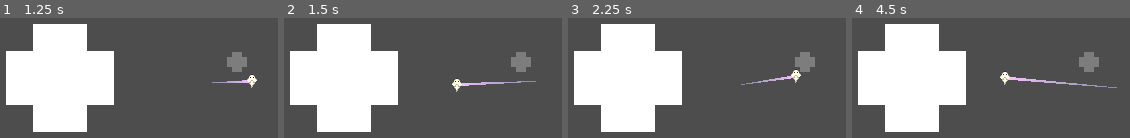
Above: before the commit, frames 1-4 (left to right).
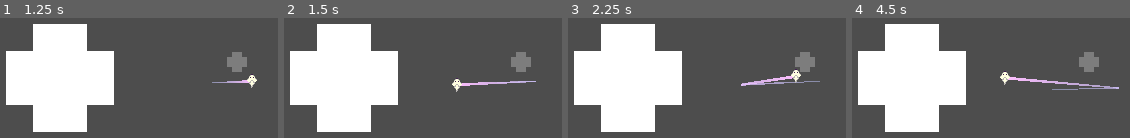
Above: after the commit, the same moments.

Repository: BlendyDev/GMTK2025
Game: Godot game, scene res://Scenes/level.tscn
The game is run twice, just before and just after one commit, with the same random seed, the same clock (stepped at 60 frames per second) and the same inputs.
Inputs (mouse positions are in pixels of both pictures, inside the frame that each line leads up to):
- Up to frame 1 (1.25 s): tap Enter at 0.5 s; move the mouse to (233, 81) at 0.52 s
- Up to frame 2 (1.5 s): tap Space at 1.25 s; move the mouse to (470, 84) at 1.27 s
- Up to frame 3 (2.25 s): move the mouse to (790, 78) at 2.02 s
- Up to frame 4 (4.5 s): move the mouse to (1057, 87) at 2.77 s; move the mouse to (1096, 86) at 3.52 s; move the mouse to (1027, 80) at 4.27 s

Frame 1 is identical in both runs. In frame 2, 0.2% of the frame differs, in the area x 66-91%, y 52-57%; in frame 3, 0.6%, in the area x 62-91%, y 48-57%; in frame 4, 0.5%.

Commit message:
fadeout & sfx

Diff:
--- a/Scenes/level.tscn
+++ b/Scenes/level.tscn
@@ -1,8 +1,9 @@
-[gd_scene load_steps=8 format=3 uid="uid://4otsh1wy31kg"]
+[gd_scene load_steps=10 format=3 uid="uid://4otsh1wy31kg"]
 
 [ext_resource type="Script" uid="uid://cd8k0h68k4a8g" path="res://Scripts/Player.gd" id="1_tumq0"]
 [ext_resource type="Texture2D" uid="uid://d4ld3d7820d0n" path="res://Sprites/mousemc.png" id="2_6phgx"]
 [ext_resource type="Texture2D" uid="uid://bj30yhx4p3qu0" path="res://Sprites/debugPlayer.png" id="2_k5f4k"]
+[ext_resource type="AudioStream" uid="uid://dapvn0ocg8s84" path="res://SFX/test_sfx_pickup.wav" id="4_81xng"]
 
 [sub_resource type="Curve" id="Curve_6phgx"]
 _data = [Vector2(0, 0.235955), 0.0, -0.151716, 0, 0, Vector2(1, 1), 0.0, 0.0, 0, 0]
@@ -18,6 +19,11 @@
 [sub_resource type="RectangleShape2D" id="RectangleShape2D_k5f4k"]
 size = Vector2(4, 4)
 
+[sub_resource type="AudioStreamRandomizer" id="AudioStreamRandomizer_wqkje"]
+random_pitch = 1.3
+streams_count = 1
+stream_0/stream = ExtResource("4_81xng")
+
 [node name="Level" type="Node2D"]
 
 [node name="Trail" type="Line2D" parent="."]
@@ -32,7 +38,7 @@
 speed = 100.0
 trail = NodePath("../Trail")
 trail_points_per_second = 120
-max_time_sec = 1.0
+max_time_sec = 1.5
 min_distance_to_oldest_points = 10.0
 
 [node name="Sprite2D" type="Sprite2D" parent="Player"]
@@ -63,3 +69,6 @@
 
 [node name="CollisionShape2D" type="CollisionShape2D" parent="finalTrail"]
 shape = SubResource("RectangleShape2D_k5f4k")
+
+[node name="AudioStreamPlayer2D" type="AudioStreamPlayer2D" parent="finalTrail"]
+stream = SubResource("AudioStreamRandomizer_wqkje")
--- a/Scripts/Player.gd
+++ b/Scripts/Player.gd
@@ -37,23 +37,40 @@
 			distance = current_dist
 	return distance
 
+
+func spawn_circle():
+	$"../finalTrail/AudioStreamPlayer2D".play()
+	var fade_out_trail = Line2D.new()
+	fade_out_trail.antialiased = true
+	fade_out_trail.width = 3.0
+	fade_out_trail.points = trail.points.duplicate()
+	fade_out_trail.add_point(trail.points.get(0))
+	var tween = get_tree().create_tween()
+	tween.tween_property(fade_out_trail, "default_color", Color.from_rgba8(255, 255, 255, 0), 1)
+	tween.tween_callback(fade_out_trail.queue_free)
+	get_tree().current_scene.add_child(fade_out_trail)
+	trail.clear_points()
+
 # Called every frame. 'delta' is the elapsed time since the previous frame.
 func _process(delta: float) -> void:
-	if (Time.get_ticks_msec() - last_trail_point_timestamp > 1000/trail_points_per_second):
-		var n = floor((Time.get_ticks_msec() - last_trail_point_timestamp) / (1000/trail_points_per_second))
+	if ((get_viewport().get_mouse_position()-offset).distance_to(position) < 30 and !playing):
+		bind_to_player()
+	if !playing:
+		return
+	if (Time.get_ticks_msec() - last_trail_point_timestamp > 1000.0/trail_points_per_second):
+		var n = floor((Time.get_ticks_msec() - last_trail_point_timestamp) / (1000.0/trail_points_per_second))
 		for i in range(n):
 			if (trail.points.size() > max_time_sec * trail_points_per_second):
 				trail.remove_point(0)
 			trail.add_point(position)
-		last_trail_point_timestamp += n* (1000/trail_points_per_second)
+		last_trail_point_timestamp += n* (1000.0/trail_points_per_second)
 		pass
 	var distance = min_distance_to_last_points(0.1)
 	if distance < min_distance_to_oldest_points and !cleared_points:
-		trail.clear_points()
+		spawn_circle()
 		cleared_points = true
-	if distance * 1.2 > min_distance_to_oldest_points:
+	if distance > min_distance_to_oldest_points * 3:
 		cleared_points = false
 
-	if ((get_viewport().get_mouse_position()-offset).distance_to(position) < 30 and !playing):
-		bind_to_player()
+
 	pass
Not shown, added: SFX/test_sfx_pickup.wav.import
Not shown, added: SFX/test_sfx_pickup.wav
